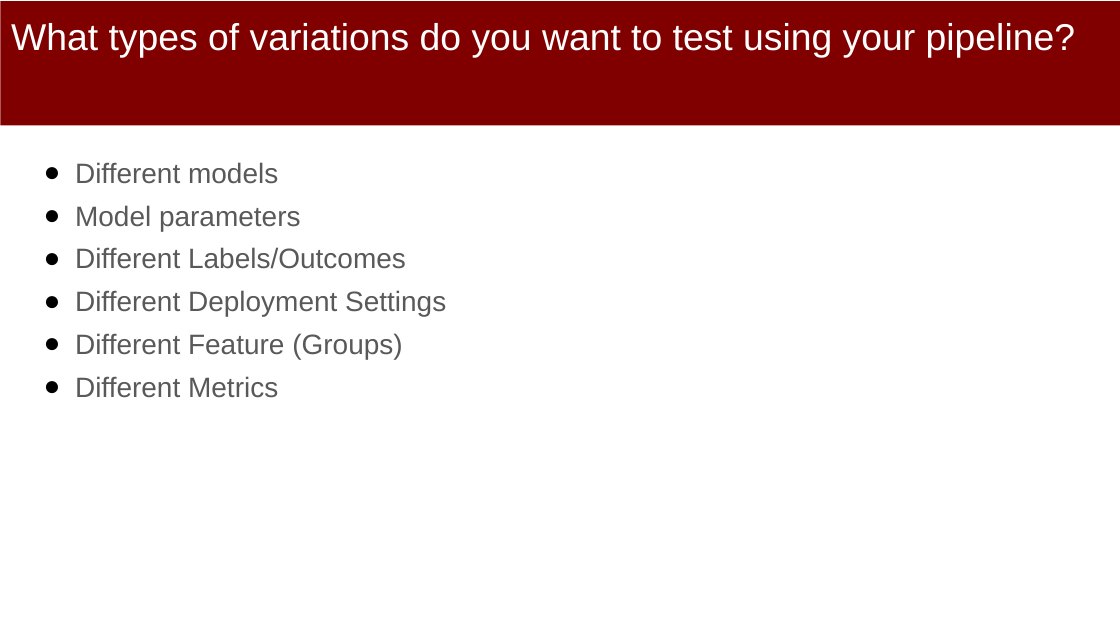
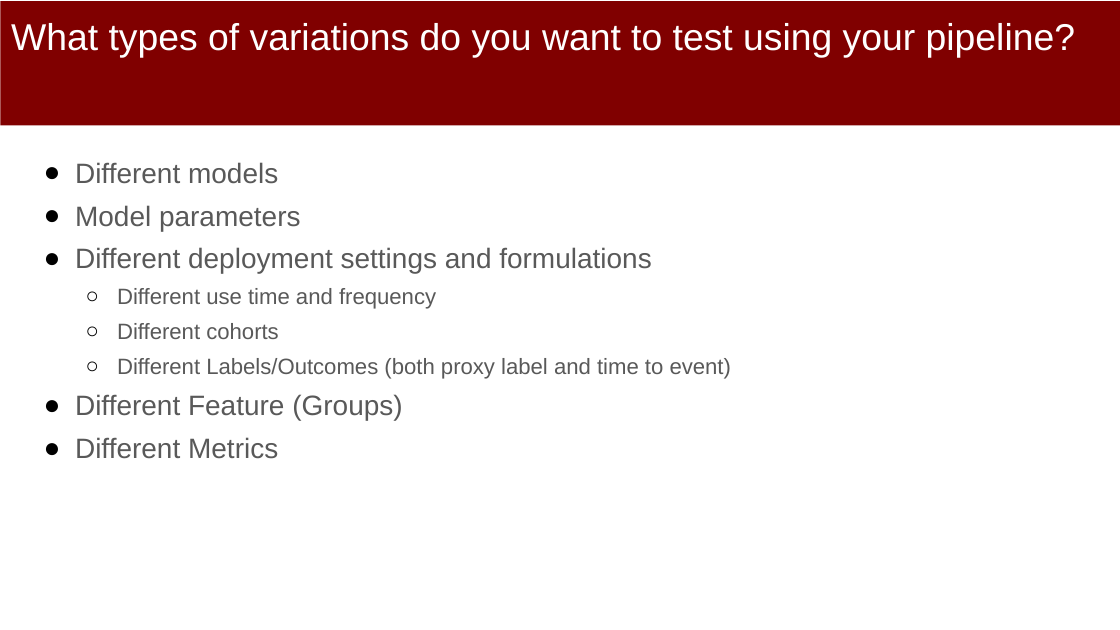
Before and after one commit to dssg/mlforpublicpolicylab, a slide deck: slide 9 of Lectures/09-Machine-Learning-Pipelines.pptx (slide 27 before the commit). Drawn at 1120x630 pixels with LibreOffice and Linux fonts; fonts in the diff are those of the drawing. Boxes give left, top, right and bottom in pixels: in the first picture for what was removed or moved away, otherwise in the second. Text is boxed around its words. In the diff, an @@ line names an element or a change of style, - is before the commit and + after.

```diff
--- a/Lectures/09-Machine-Learning-Pipelines.pptx
+++ b/Lectures/09-Machine-Learning-Pipelines.pptx
@@ text at box(75, 247, 731, 379): text changed; size 24 to 19 pt @@
-● Different Labels/Outcomes
-● Different Deployment Settings
+● Different deployment settings and formulations
+  ○ Different use time and frequency
+  ○ Different cohorts
+  ○ Different Labels/Outcomes (both proxy label and time to event)
```
Also in this commit, not shown: 3 other slides changed, 11 slides removed.
